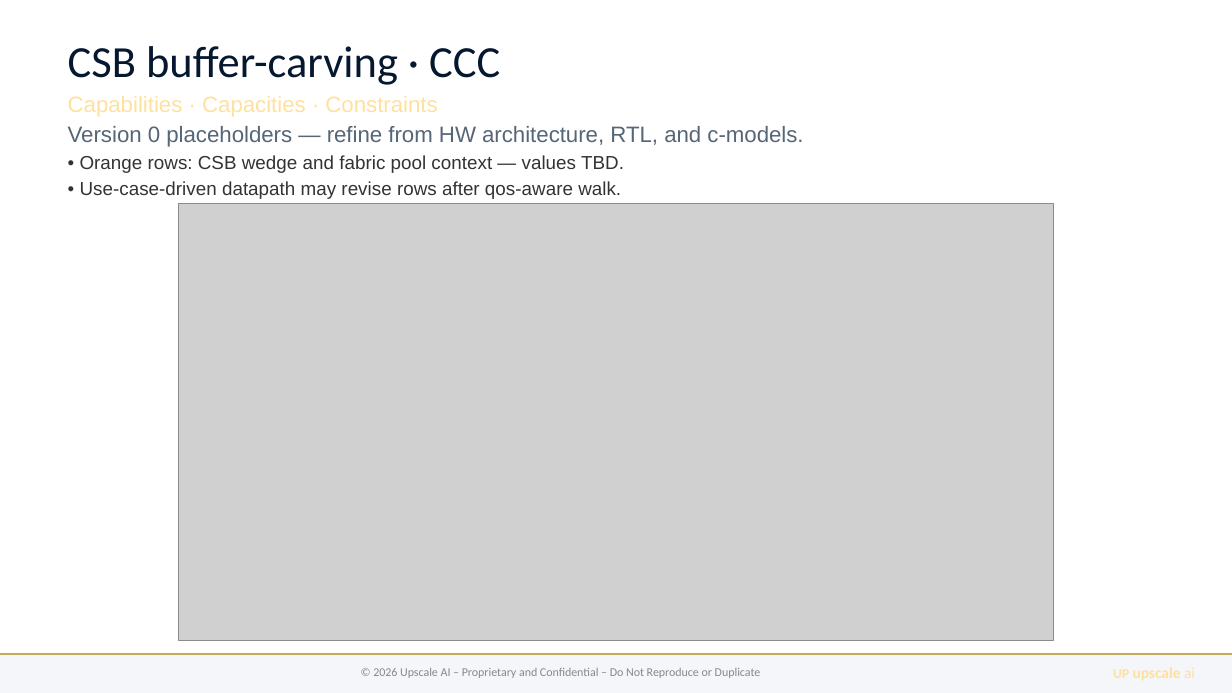
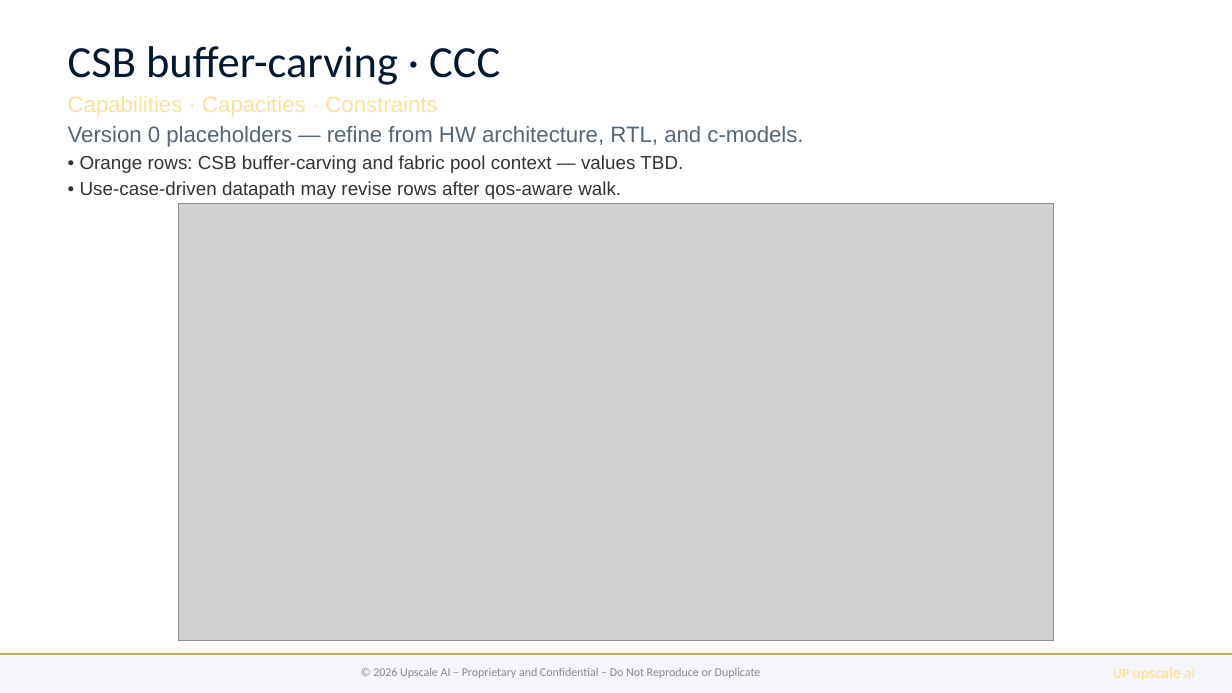
Before and after one commit to upscale-ai-network/agent-template, a slide deck: slide 6 of dt122/bugatti-qos-ccc.pptx. Drawn at 1232x693 pixels with LibreOffice and Linux fonts; fonts in the diff are those of the drawing; grey boxes stand for pictures. Boxes give left, top, right and bottom in pixels: in the first picture for what was removed or moved away, otherwise in the second. Text is boxed around its words. In the diff, an @@ line names an element or a change of style, - is before the commit and + after.

```diff
--- a/dt122/bugatti-qos-ccc.pptx
+++ b/dt122/bugatti-qos-ccc.pptx
@@ text at <box>80,155,683,173</box>: text changed @@
-• Orange rows: CSB wedge and fabric pool context — values TBD.
+• Orange rows: CSB buffer-carving and fabric pool context — values TBD.
```
Also in this commit, not shown: 3 other slides changed, 4 other files.
